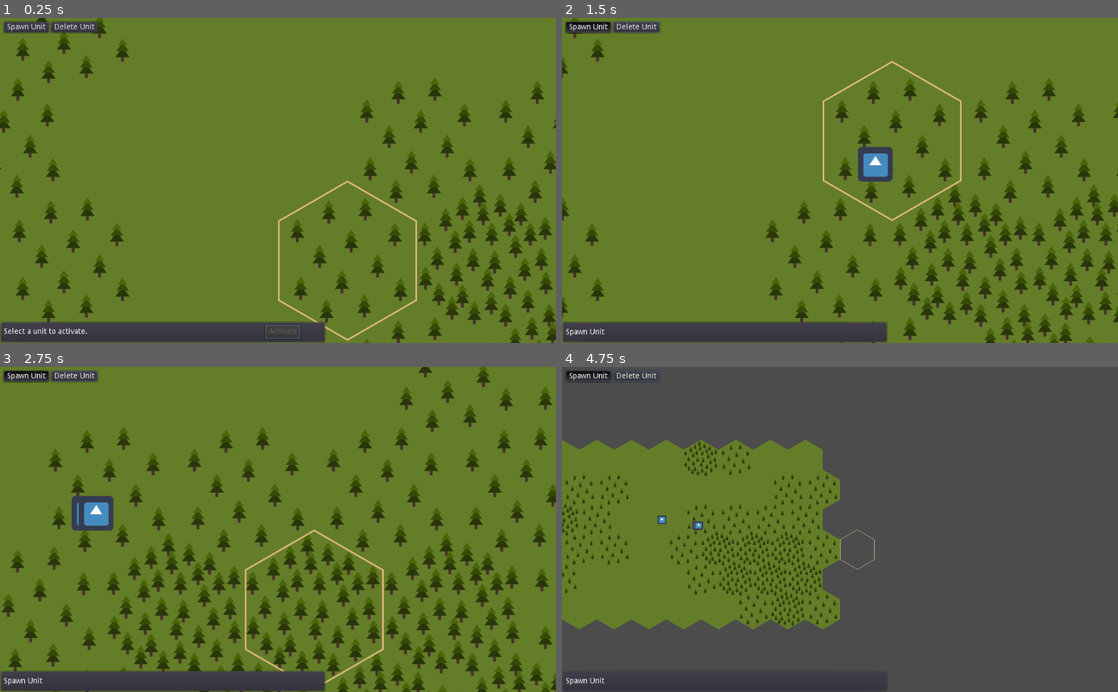
Above: before the commit, frames 1-4 (two rows, left to right).
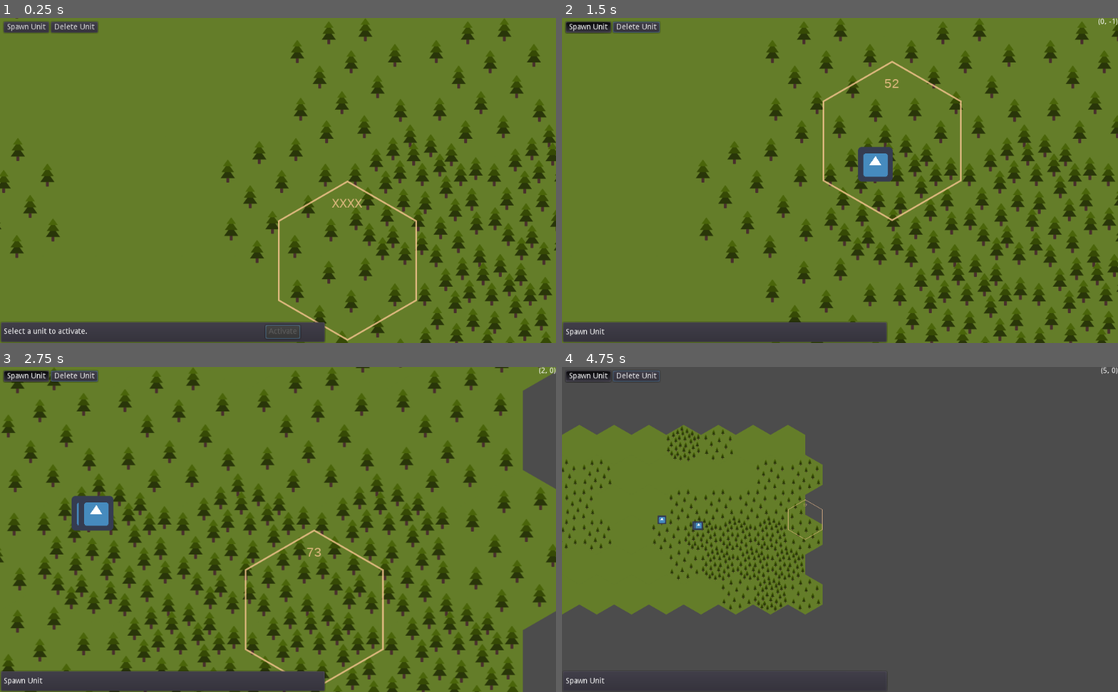
Above: after the commit, the same moments.

Repository: mwerezak/godot-heavy-gear
Game: Godot game, scene res://scripts/MainMap.tscn
Same seed, same stepped clock (60 frames per second), same inputs: the game is played once before the commit and once after it. The engine's default icon, where the game draws it, is replaced by a stand-in: a white triangle on a blue panel in a dark square.
Inputs (mouse positions are in pixels of both pictures, inside the frame that each line leads up to):
- Up to frame 1 (0.25 s): no input
- Up to frame 2 (1.5 s): click "Spawn Unit" at 0.5 s; tap Enter at 1.25 s; move the mouse to (962, 164) at 1.27 s; press the mouse at (962, 164) at 1.28 s; hold Right (view_pan_right) from 1.28 s (still down)
- Up to frame 3 (2.75 s): release Right (view_pan_right) at 2 s; release the mouse at (400, 513) at 2 s; drag from (94, 513) to (250, 594) at 2.02 s
- Up to frame 4 (4.75 s): move the mouse to (656, 513) at 2.77 s; hold Right (view_pan_right) 2.78-3.5 s; hold Mouse wheel down (view_zoom_out) 2.78-3.5 s; click (656, 513) at 2.92 s; drag from (662, 519) to (673, 480) at 3.52 s; drag from (662, 519) to (867, 529) at 4.27 s

The runs differ from the first frame. In frame 1, 16% of the frame differs, in the area x 0-100%, y 0-100%; in frame 2, 18%; in frame 3, 30%; in frame 4, 9.6%.

Commit message:
Centred-origin tiles, development

Diff:
--- a/assets/TerrainTiles.tres
+++ b/assets/TerrainTiles.tres
@@ -9,7 +9,7 @@
 
 0/name = "Empty"
 0/texture = ExtResource( 1 )
-0/tex_offset = Vector2( 0, 0 )
+0/tex_offset = Vector2( -128, -110 )
 0/modulate = Color( 1, 1, 1, 1 )
 0/region = Rect2( 0, 0, 256, 296 )
 0/is_autotile = false
@@ -18,7 +18,7 @@
 0/shapes = [  ]
 1/name = "Grass"
 1/texture = ExtResource( 2 )
-1/tex_offset = Vector2( 0, 0 )
+1/tex_offset = Vector2( -128, -110 )
 1/modulate = Color( 1, 1, 1, 1 )
 1/region = Rect2( 0, 0, 256, 296 )
 1/is_autotile = false
@@ -27,7 +27,7 @@
 1/shapes = [  ]
 2/name = "SparseForest"
 2/texture = ExtResource( 3 )
-2/tex_offset = Vector2( 0, 0 )
+2/tex_offset = Vector2( -128, -110 )
 2/modulate = Color( 1, 1, 1, 1 )
 2/region = Rect2( 0, 0, 256, 296 )
 2/is_autotile = false
@@ -36,7 +36,7 @@
 2/shapes = [  ]
 3/name = "DenseForest"
 3/texture = ExtResource( 4 )
-3/tex_offset = Vector2( 0, 0 )
+3/tex_offset = Vector2( -128, -110 )
 3/modulate = Color( 1, 1, 1, 1 )
 3/region = Rect2( 0, 0, 256, 296 )
 3/is_autotile = false
--- a/assets/TerrainTiles.tscn
+++ b/assets/TerrainTiles.tscn
@@ -10,16 +10,23 @@
 [node name="Empty" type="Sprite" parent="." index="0"]
 
 texture = ExtResource( 1 )
+offset = Vector2( -128, -110 )
 _sections_unfolded = [ "Offset" ]
 
 [node name="Grass" type="Sprite" parent="." index="1"]
 
 texture = ExtResource( 2 )
+offset = Vector2( -128, -110 )
+_sections_unfolded = [ "Offset" ]
 
 [node name="SparseForest" type="Sprite" parent="." index="2"]
 
 texture = ExtResource( 3 )
+offset = Vector2( -128, -110 )
+_sections_unfolded = [ "Offset" ]
 
 [node name="DenseForest" type="Sprite" parent="." index="3"]
 
 texture = ExtResource( 4 )
+offset = Vector2( -128, -110 )
+_sections_unfolded = [ "Offset" ]
--- a/icons/hex/terrain.svg
+++ b/icons/hex/terrain.svg
@@ -38,9 +38,9 @@
      borderopacity="1.0"
      inkscape:pageopacity="0"
      inkscape:pageshadow="2"
-     inkscape:zoom="0.9899495"
-     inkscape:cx="-89.983209"
-     inkscape:cy="77.360764"
+     inkscape:zoom="0.175"
+     inkscape:cx="-2482.985"
+     inkscape:cy="842.55301"
      inkscape:document-units="px"
      inkscape:current-layer="g4335"
      showgrid="false"
@@ -594,7 +594,7 @@
     <g
        style="display:inline"
        id="g4281-3-6-3-5"
-       transform="translate(52.702335,-118.7068)">
+       transform="translate(52.702335,-119.42109)">
       <path
          class="cls-1"
          d="m 37.764334,30.259367 -3.398226,0 a 0.88604065,0.87895074 0 0 1 -0.906889,-0.87378 l 0,-6.773091 a 0.88604065,0.87895074 0 0 1 0.891253,-0.873781 l 3.393014,0 a 0.88604065,0.87895074 0 0 1 0.927737,0.873781 l 0,6.773091 a 0.88604065,0.87895074 0 0 1 -0.906889,0.87378 z"
@@ -623,7 +623,7 @@
     <g
        style="display:inline"
        id="g4281-3-6-3-7"
-       transform="translate(69.166801,-83.620136)">
+       transform="translate(69.166801,-84.334422)">
       <path
          class="cls-1"
          d="m 37.764334,30.259367 -3.398226,0 a 0.88604065,0.87895074 0 0 1 -0.906889,-0.87378 l 0,-6.773091 a 0.88604065,0.87895074 0 0 1 0.891253,-0.873781 l 3.393014,0 a 0.88604065,0.87895074 0 0 1 0.927737,0.873781 l 0,6.773091 a 0.88604065,0.87895074 0 0 1 -0.906889,0.87378 z"
@@ -652,7 +652,7 @@
     <g
        style="display:inline"
        id="g4281-3-6-3-4"
-       transform="translate(90.003639,-102.48744)">
+       transform="translate(90.003639,-103.20173)">
       <path
          class="cls-1"
          d="m 37.764334,30.259367 -3.398226,0 a 0.88604065,0.87895074 0 0 1 -0.906889,-0.87378 l 0,-6.773091 a 0.88604065,0.87895074 0 0 1 0.891253,-0.873781 l 3.393014,0 a 0.88604065,0.87895074 0 0 1 0.927737,0.873781 l 0,6.773091 a 0.88604065,0.87895074 0 0 1 -0.906889,0.87378 z"
@@ -681,7 +681,7 @@
     <g
        style="display:inline"
        id="g4281-3-6-3-41"
-       transform="translate(106.97318,-66.513174)">
+       transform="translate(106.97318,-67.22746)">
       <path
          class="cls-1"
          d="m 37.764334,30.259367 -3.398226,0 a 0.88604065,0.87895074 0 0 1 -0.906889,-0.87378 l 0,-6.773091 a 0.88604065,0.87895074 0 0 1 0.891253,-0.873781 l 3.393014,0 a 0.88604065,0.87895074 0 0 1 0.927737,0.873781 l 0,6.773091 a 0.88604065,0.87895074 0 0 1 -0.906889,0.87378 z"
@@ -710,7 +710,7 @@
     <g
        style="display:inline"
        id="g4281-3-6-3-9"
-       transform="translate(80.54461,-44.370317)">
+       transform="translate(80.54461,-45.084603)">
       <path
          class="cls-1"
          d="m 37.764334,30.259367 -3.398226,0 a 0.88604065,0.87895074 0 0 1 -0.906889,-0.87378 l 0,-6.773091 a 0.88604065,0.87895074 0 0 1 0.891253,-0.873781 l 3.393014,0 a 0.88604065,0.87895074 0 0 1 0.927737,0.873781 l 0,6.773091 a 0.88604065,0.87895074 0 0 1 -0.906889,0.87378 z"
@@ -1029,7 +1029,7 @@
     <g
        style="display:inline"
        id="g4281-3-6-3-0"
-       transform="translate(134.11604,-77.227459)">
+       transform="translate(134.11604,-77.941745)">
       <path
          class="cls-1"
          d="m 37.764334,30.259367 -3.398226,0 a 0.88604065,0.87895074 0 0 1 -0.906889,-0.87378 l 0,-6.773091 a 0.88604065,0.87895074 0 0 1 0.891253,-0.873781 l 3.393014,0 a 0.88604065,0.87895074 0 0 1 0.927737,0.873781 l 0,6.773091 a 0.88604065,0.87895074 0 0 1 -0.906889,0.87378 z"
@@ -1348,7 +1348,7 @@
     <g
        style="display:inline"
        id="g4281-3-6-3-20-2"
-       transform="translate(60.37279,82.748963)">
+       transform="translate(62.393095,79.718505)">
       <path
          class="cls-1"
          d="m 37.764334,30.259367 -3.398226,0 a 0.88604065,0.87895074 0 0 1 -0.906889,-0.87378 l 0,-6.773091 a 0.88604065,0.87895074 0 0 1 0.891253,-0.873781 l 3.393014,0 a 0.88604065,0.87895074 0 0 1 0.927737,0.873781 l 0,6.773091 a 0.88604065,0.87895074 0 0 1 -0.906889,0.87378 z"
--- /dev/null
+++ b/scripts/Distance.gd
@@ -0,0 +1,10 @@
+extends Object
+
+const TERRAIN_SIZE = 256 ## edge-to-edge width of terrain hexes in pixels
+const UNIT_DISTANCE = 32 ## length of a distance "unit" in pixels. 1 unit is equivalent to 1" in the HG:B ruleset.
+
+static func units_to_pixels(distance):
+	return distance * UNIT_DISTANCE
+
+static func pixels_to_units(pixels):
+	return pixels/UNIT_DISTANCE
--- a/scripts/HexCursor.gd
+++ b/scripts/HexCursor.gd
@@ -1,14 +1,29 @@
 extends Sprite
 
-onready var root = $".."
+onready var world = $".."
+onready var loc_label = $LocLabel
+
+var hex_position setget set_hex_position, get_hex_position
 
 func _unhandled_input(event):
 	if event is InputEventMouseMotion:
-		global_position = root.world.get_global_mouse_position()
-		_snap_to_grid()
+		var mouse_pos = world.get_global_mouse_position()
+		var hex_pos = world.terrain.world_to_map(mouse_pos)
 
-func _snap_to_grid():
-	var tiles = root.world.terrain
-	var map_pos = tiles.world_to_map(global_position)
-	#print(tiles.get_cellv(map_pos))
-	global_position = tiles.map_to_world(map_pos)
+		## don't snap to blank hexes
+		if world.terrain.get_cellv(hex_pos) >= 0:
+			set_hex_position(hex_pos)
+			loc_label.text = _format_hexloc(hex_pos)
+
+func _format_hexloc(hex_pos):
+	var map_rect = world.terrain.get_used_rect()
+	var map_origin = map_rect.position
+	var padding = ("%d" % max(map_rect.size.x - 1, map_rect.size.y - 1)).length()
+	return "%0*d%0*d" % [ padding, hex_pos.x - map_origin.x, padding, hex_pos.y - map_origin.y ]
+
+func set_hex_position(hex):
+	hex_position = hex
+	global_position = world.terrain.map_to_world(hex)
+
+func get_hex_position():
+	return hex_position
--- a/scripts/MainMap.tscn
+++ b/scripts/MainMap.tscn
@@ -1,15 +1,35 @@
-[gd_scene load_steps=9 format=2]
+[gd_scene load_steps=12 format=2]
 
 [ext_resource path="res://scripts/MainMap.gd" type="Script" id=1]
 [ext_resource path="res://scripts/GUI/DevToolbox.tscn" type="PackedScene" id=2]
 [ext_resource path="res://scripts/UIContext/UIContextPanel.tscn" type="PackedScene" id=3]
 [ext_resource path="res://scripts/WorldMap.tscn" type="PackedScene" id=4]
-[ext_resource path="res://scripts/Camera.gd" type="Script" id=5]
-[ext_resource path="res://icons/move_marker_32.png" type="Texture" id=6]
-[ext_resource path="res://icons/hex/empty.png" type="Texture" id=7]
-[ext_resource path="res://scripts/HexCursor.gd" type="Script" id=8]
+[ext_resource path="res://icons/hex/empty.png" type="Texture" id=5]
+[ext_resource path="res://scripts/HexCursor.gd" type="Script" id=6]
+[ext_resource path="res://fonts/LiberationMono-Regular.ttf" type="DynamicFontData" id=7]
+[ext_resource path="res://scripts/Camera.gd" type="Script" id=8]
+[ext_resource path="res://icons/move_marker_32.png" type="Texture" id=9]
 
-[node name="MainMap" type="Node"]
+[sub_resource type="GDScript" id=2]
+
+script/source = "extends Label
+
+onready var root = get_tree().get_root().get_node(\"MainMap\")
+
+func _unhandled_input(event):
+	if event is InputEventMouseMotion:
+		var mouse_pos = root.world.get_global_mouse_position()
+		text = \"%s\" % root.world.terrain.world_to_map(mouse_pos)"
+
+[sub_resource type="DynamicFont" id=1]
+
+size = 24
+use_mipmaps = false
+use_filter = false
+font_data = ExtResource( 7 )
+_sections_unfolded = [ "Extra Spacing", "Font", "Settings" ]
+
+[node name="MainMap" type="Node" index="0"]
 
 script = ExtResource( 1 )
 _sections_unfolded = [ "Anchor", "Margin" ]
@@ -22,9 +42,31 @@
 scale = Vector2( 1, 1 )
 transform = Transform2D( 1, 0, 0, 1, 0, 0 )
 
-[node name="DevToolbox" parent="HUDLayer" index="0" instance=ExtResource( 2 )]
+[node name="LocLabel" type="Label" parent="HUDLayer" index="0"]
 
-[node name="LowerLeftPanel" type="VBoxContainer" parent="HUDLayer" index="1"]
+anchor_left = 1.0
+anchor_top = 0.0
+anchor_right = 1.0
+anchor_bottom = 0.0
+margin_left = -40.0
+margin_bottom = 14.0
+grow_horizontal = 0
+rect_pivot_offset = Vector2( 0, 0 )
+rect_clip_content = false
+mouse_filter = 2
+mouse_default_cursor_shape = 0
+size_flags_horizontal = 1
+size_flags_vertical = 4
+align = 2
+percent_visible = 1.0
+lines_skipped = 0
+max_lines_visible = -1
+script = SubResource( 2 )
+_sections_unfolded = [ "Grow Direction" ]
+
+[node name="DevToolbox" parent="HUDLayer" index="1" instance=ExtResource( 2 )]
+
+[node name="LowerLeftPanel" type="VBoxContainer" parent="HUDLayer" index="2"]
 
 anchor_left = 0.0
 anchor_top = 1.0
@@ -48,6 +90,39 @@
 _sections_unfolded = [ "Anchor", "Grow Direction", "Margin", "Rect" ]
 
 [node name="WorldMap" parent="." index="1" instance=ExtResource( 4 )]
+
+[node name="HexCursor" type="Sprite" parent="WorldMap" index="1"]
+
+modulate = Color( 1, 0.787293, 0.585938, 0.784314 )
+texture = ExtResource( 5 )
+centered = false
+script = ExtResource( 6 )
+_sections_unfolded = [ "Offset", "Visibility" ]
+
+[node name="LocLabel" type="Label" parent="WorldMap/HexCursor" index="0"]
+
+anchor_left = 0.5
+anchor_top = 0.0
+anchor_right = 0.5
+anchor_bottom = 0.0
+margin_left = -39.0
+margin_top = 30.0
+margin_right = 37.0
+margin_bottom = 67.0
+rect_pivot_offset = Vector2( 0, 0 )
+rect_clip_content = false
+mouse_filter = 2
+mouse_default_cursor_shape = 0
+size_flags_horizontal = 1
+size_flags_vertical = 4
+custom_fonts/font = SubResource( 1 )
+text = "XXXX"
+align = 1
+uppercase = true
+percent_visible = 1.0
+lines_skipped = 0
+max_lines_visible = -1
+_sections_unfolded = [ "Anchor", "Margin", "Size Flags", "custom_fonts" ]
 
 [node name="Camera" type="Camera2D" parent="." index="2"]
 
@@ -73,18 +148,10 @@
 editor_draw_screen = true
 editor_draw_limits = true
 editor_draw_drag_margin = true
-script = ExtResource( 5 )
+script = ExtResource( 8 )
 _sections_unfolded = [ "Drag Margin", "Editor", "Limit", "Smoothing", "Visibility" ]
 
 [node name="MoveMarker" type="Sprite" parent="." index="3"]
 
 visible = false
-texture = ExtResource( 6 )
-
-[node name="HexCursor" type="Sprite" parent="." index="4"]
-
-modulate = Color( 1, 0.787293, 0.585938, 0.784314 )
-texture = ExtResource( 7 )
-centered = false
-script = ExtResource( 8 )
-_sections_unfolded = [ "Offset", "Visibility" ]
+texture = ExtResource( 9 )
--- /dev/null
+++ b/scripts/UnitMovement.gd
@@ -0,0 +1,11 @@
+## A scene that handles and displays movement for a single unit
+## setup_movement() calculates and previews movement pathing for a given unit.
+## finalize_movement() is called to actually move the unit.
+
+extends Node
+
+func setup_movement(move_unit, destination):
+	pass
+
+func finalize_movement():
+	pass
--- /dev/null
+++ b/scripts/UnitMovement.tscn
@@ -0,0 +1,13 @@
+[gd_scene load_steps=3 format=2]
+
+[ext_resource path="res://scripts/UnitMovement.gd" type="Script" id=1]
+[ext_resource path="res://icons/move_marker_32.png" type="Texture" id=2]
+
+[node name="UnitMovement" type="Node" index="0"]
+
+script = ExtResource( 1 )
+
+[node name="MoveMarker" type="Sprite" parent="." index="0"]
+
+visible = false
+texture = ExtResource( 2 )
--- a/scripts/WorldMap.tscn
+++ b/scripts/WorldMap.tscn
@@ -3,7 +3,7 @@
 [ext_resource path="res://scripts/WorldMap.gd" type="Script" id=1]
 [ext_resource path="res://assets/TerrainTiles.tres" type="TileSet" id=2]
 
-[node name="WorldMap" type="Node2D" index="0"]
+[node name="WorldMap" type="Node2D"]
 
 script = ExtResource( 1 )
 
@@ -15,8 +15,8 @@
 cell_quadrant_size = 16
 cell_custom_transform = Transform2D( 1, 0, 0, 1, 0, 0 )
 cell_half_offset = 0
-cell_tile_origin = 0
-cell_y_sort = false
+cell_tile_origin = 1
+cell_y_sort = true
 cell_clip_uv = false
 collision_use_kinematic = false
 collision_friction = 1.0
Binary file added: fonts/LiberationMono-Regular.ttf
Binary file added: fonts/LiberationSans-Bold.ttf
Binary file added: fonts/LiberationSans-BoldItalic.ttf
Binary file added: fonts/LiberationSans-Italic.ttf
Binary file added: fonts/LiberationSans-Regular.ttf
Binary file added: fonts/LiberationSansNarrow-Bold.ttf
Binary file added: fonts/LiberationSansNarrow-BoldItalic.ttf
Binary file added: fonts/LiberationSansNarrow-Italic.ttf
Binary file added: fonts/LiberationSansNarrow-Regular.ttf
Not shown, changed: icons/hex/terrain.svg.import
